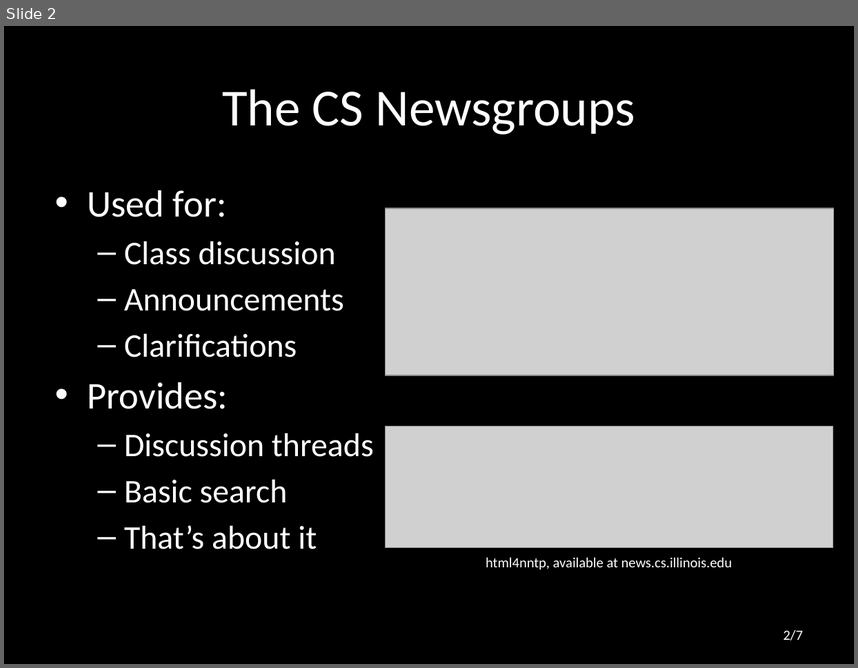
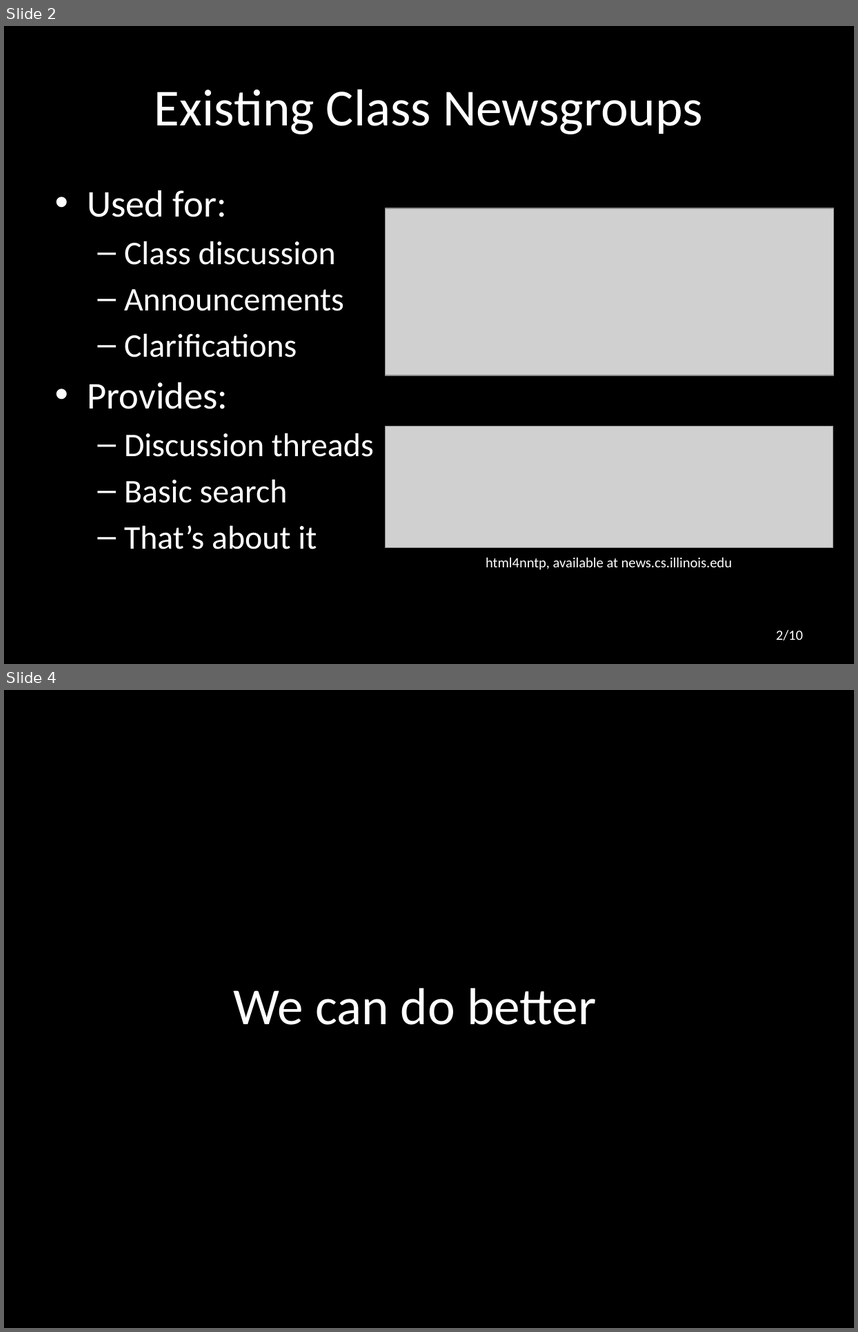
Before and after one commit to kryali/CourseOverflow, a slide deck: Presentation.pptx. Shown one above the other, each under a label of ours: slide 2 before the commit, slides 2 and 4 after it; the slides between them are not shown. The pictures are 858x668 and 858x1332 pixels, drawn with LibreOffice and Linux fonts; fonts in the diff are those of the drawing; grey boxes stand for pictures. Boxes give left, top, right and bottom in pixels: in the first picture for what was removed or moved away, otherwise in the second. Text is boxed around its words. In the diff, an @@ line names an element or a change of style, - is before the commit and + after.

```diff
--- a/Presentation.pptx
+++ b/Presentation.pptx
@@ slide 4 added at <box>4,690,854,1328</box>, background #000000 @@
@@ title added at <box>233,987,596,1025</box>, 44 pt, text #FFFFFF @@
+We can do better
@@ slide 2 changed as well @@
@@ title at <box>154,89,703,134</box>: text changed @@
-The CS Newsgroups
+Existing Class Newsgroups
@@ page number at <box>776,629,803,640</box>: text changed @@
-2/7
+2/10
```
Also in this commit, not shown: 5 other slides changed, 3 other slides added, 1 slide removed.
